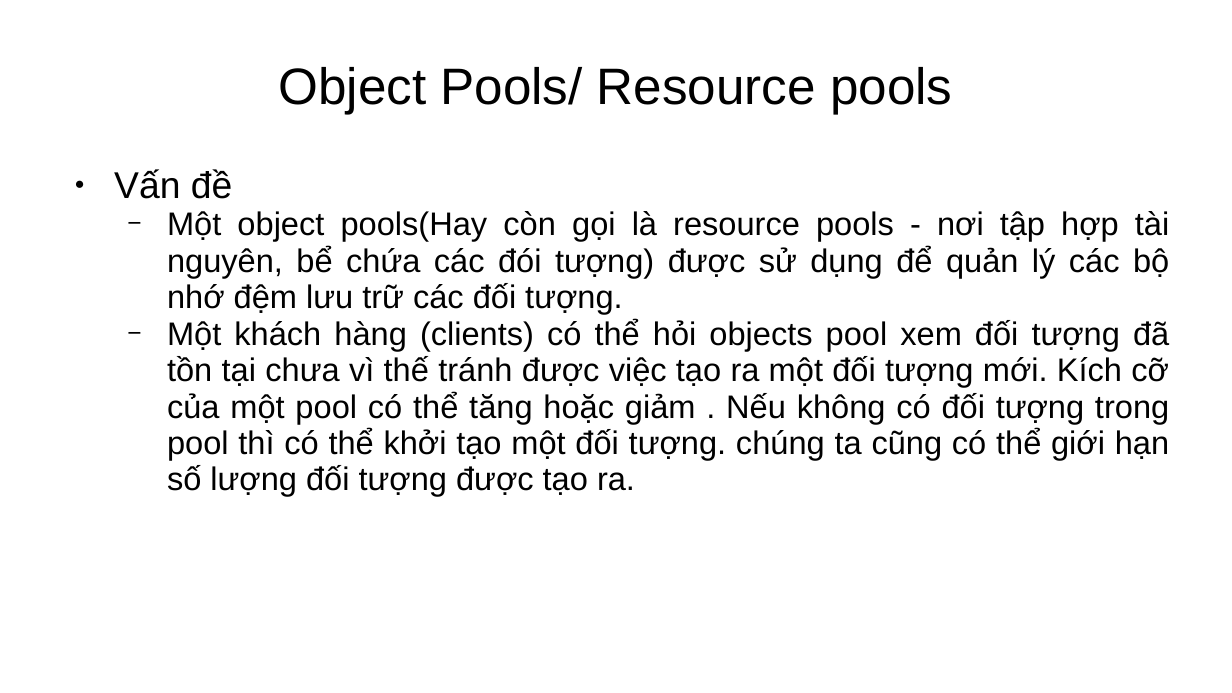
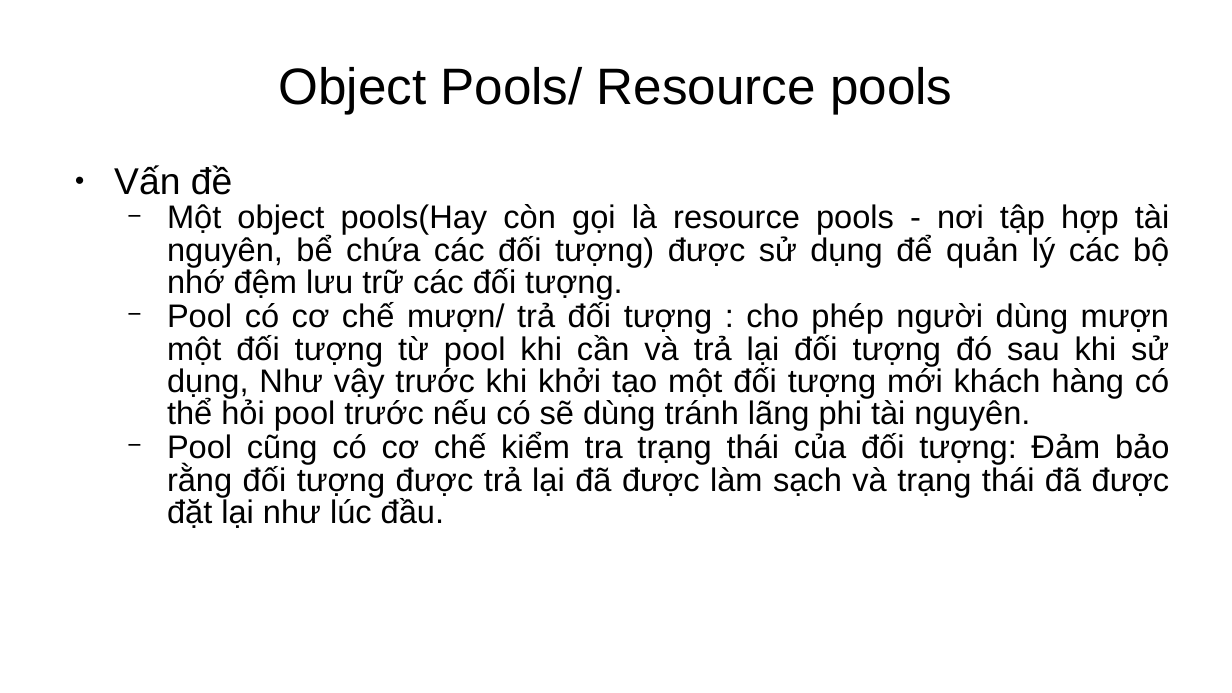
Before and after one commit to huyhai1994/MindMap, a slide deck: slide 3 of CodeGym/Module2/06052024_ObjectPool.ppt. Drawn at 1232x693 pixels with LibreOffice and Linux fonts; fonts in the diff are those of the drawing; background and template pictures are left out. Boxes give left, top, right and bottom in pixels: in the first picture for what was removed or moved away, otherwise in the second. Text is boxed around its words. In the diff, an @@ line names an element or a change of style, - is before the commit and + after.

```diff
--- a/CodeGym/Module2/06052024_ObjectPool.ppt
+++ b/CodeGym/Module2/06052024_ObjectPool.ppt
@@ text at (x1=114, y1=165, x2=232, y2=195): line spacing 0.93 to 0.83 @@
@@ text at (x1=167, y1=204, x2=1170, y2=528): text changed @@
-  − Một object pools(Hay còn gọi là resource pools - nơi tập hợp tài nguyên, bể chứa các đói tượng) được sử dụng để quản lý các bộ nhớ đệm lưu trữ các đối tượng.
-  − Một khách hàng (clients) có thể hỏi objects pool xem đối tượng đã tồn tại chưa vì thế tránh được việc tạo ra một đối tượng mới. Kích cỡ của một pool có thể tăng hoặc giảm . Nếu không có đối tượng trong pool thì có thể khởi tạo một đối tượng. chúng ta cũng có thể giới hạn số lượng đối tượng được tạo ra.
+  − Một object pools(Hay còn gọi là resource pools - nơi tập hợp tài nguyên, bể chứa các đối tượng) được sử dụng để quản lý các bộ nhớ đệm lưu trữ các đối tượng.
+  − Pool có cơ chế mượn/ trả đối tượng : cho phép người dùng mượn một đối tượng từ pool khi cần và trả lại đối tượng đó sau khi sử dụng, Như vậy trước khi khởi tạo một đối tượng mới khách hàng có thể hỏi pool trước nếu có sẽ dùng tránh lãng phi tài nguyên.
+  − Pool cũng có cơ chế kiểm tra trạng thái của đối tượng: Đảm bảo rằng đối tượng được trả lại đã được làm sạch và trạng thái đã được đặt lại như lúc đầu.
```
Also in this commit, not shown: 1 other slide changed, 1 slide added, 4 other files.
